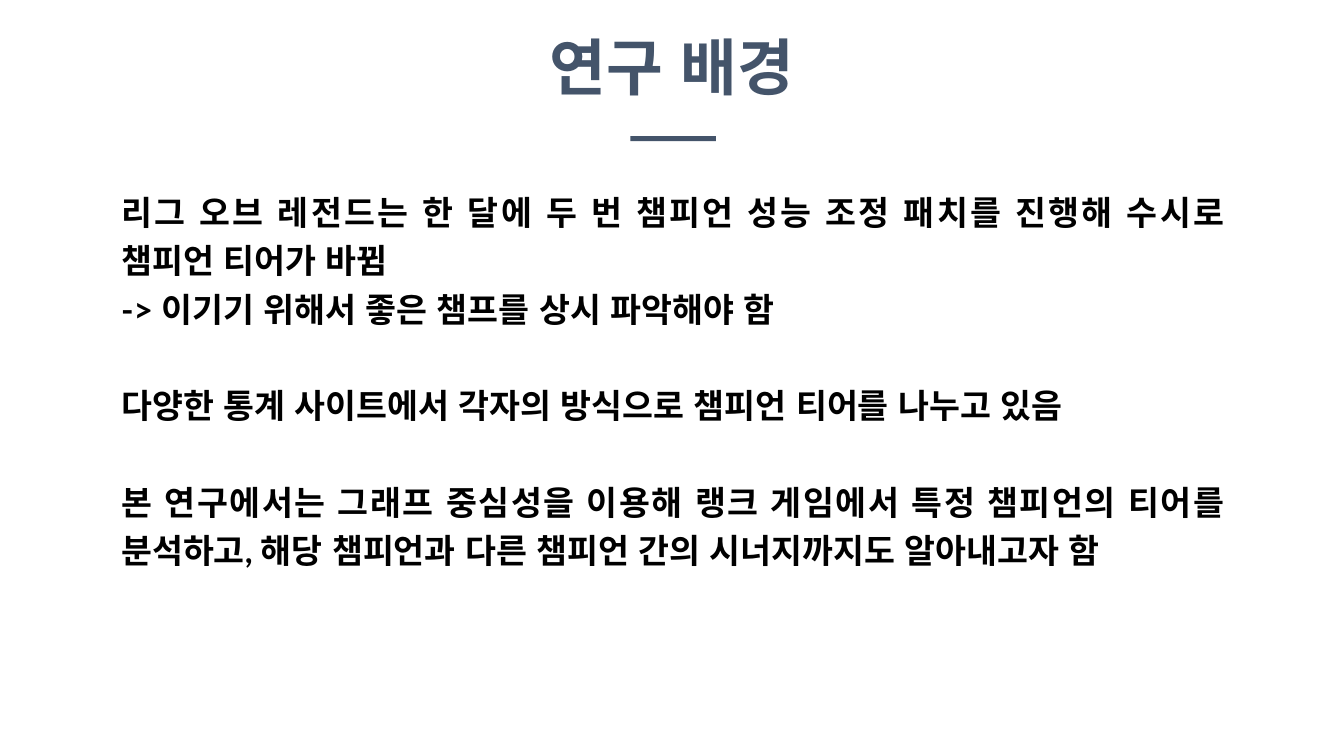
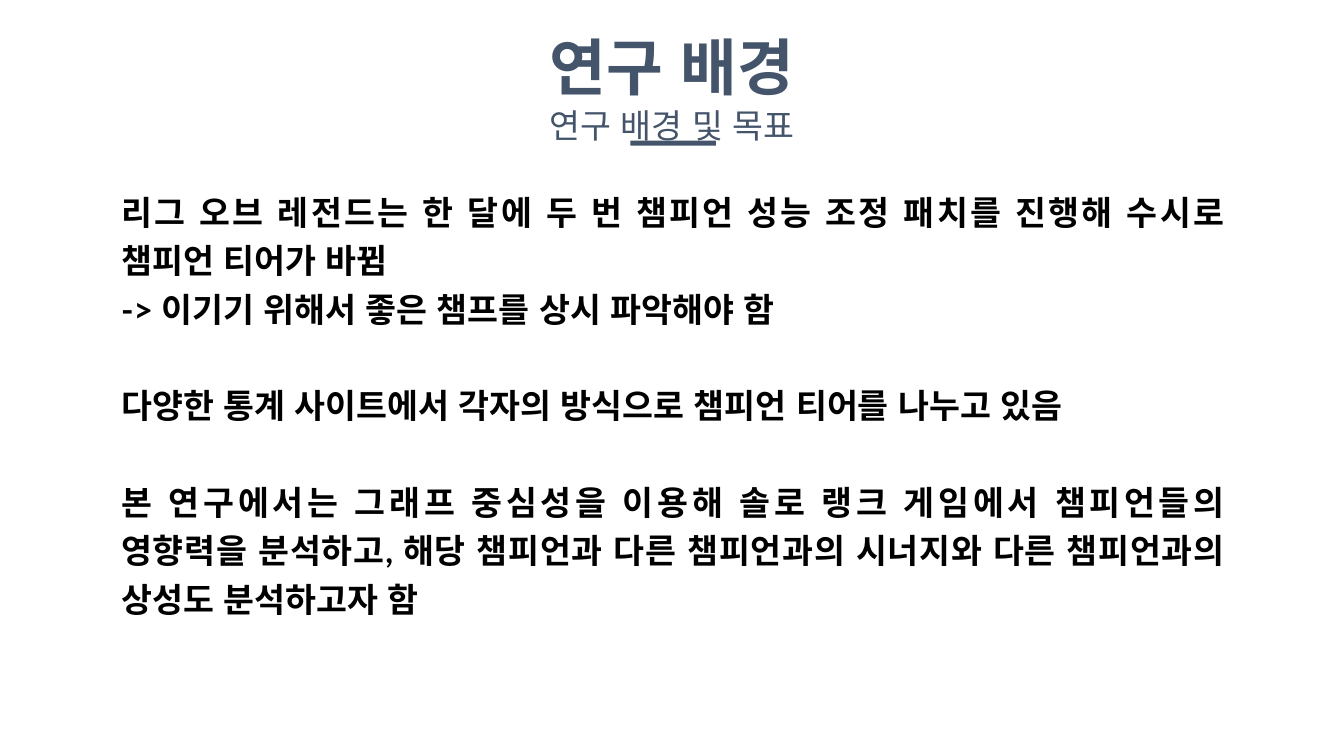
Before and after one commit to realuda/KHU2022-CapstoneDesign2-LCI, a slide deck: slide 4 of doc/발표자료/0927_캡스톤디자인2_발표자료_2016104118김형석.pptx. Drawn at 1344x756 pixels with LibreOffice and Linux fonts; fonts in the diff are those of the drawing. Boxes give left, top, right and bottom in pixels: in the first picture for what was removed or moved away, otherwise in the second. Text is boxed around its words. In the diff, an @@ line names an element or a change of style, - is before the commit and + after.

```diff
--- a/doc/발표자료/0927_캡스톤디자인2_발표자료_2016104118김형석.pptx
+++ b/doc/발표자료/0927_캡스톤디자인2_발표자료_2016104118김형석.pptx
@@ text added at (550, 110, 794, 146), 24 pt, text #44546A @@
+연구 배경 및 목표
@@ rectangle: place and size @@
-rectangle at (630, 136, 716, 141)
+rectangle at (630, 141, 716, 146)
@@ text at (121, 486, 1225, 615): text changed @@
-본 연구에서는 그래프 중심성을 이용해 랭크 게임에서 특정 챔피언의 티어를 분석하고, 해당 챔피언과 다른 챔피언 간의 시너지까지도 알아내고자 함
+본 연구에서는 그래프 중심성을 이용해 솔로 랭크 게임에서 챔피언들의 영향력을 분석하고, 해당 챔피언과 다른 챔피언과의 시너지와 다른 챔피언과의 상성도 분석하고자 함
```
Also in this commit, not shown: 3 other slides changed, 16 other files.
